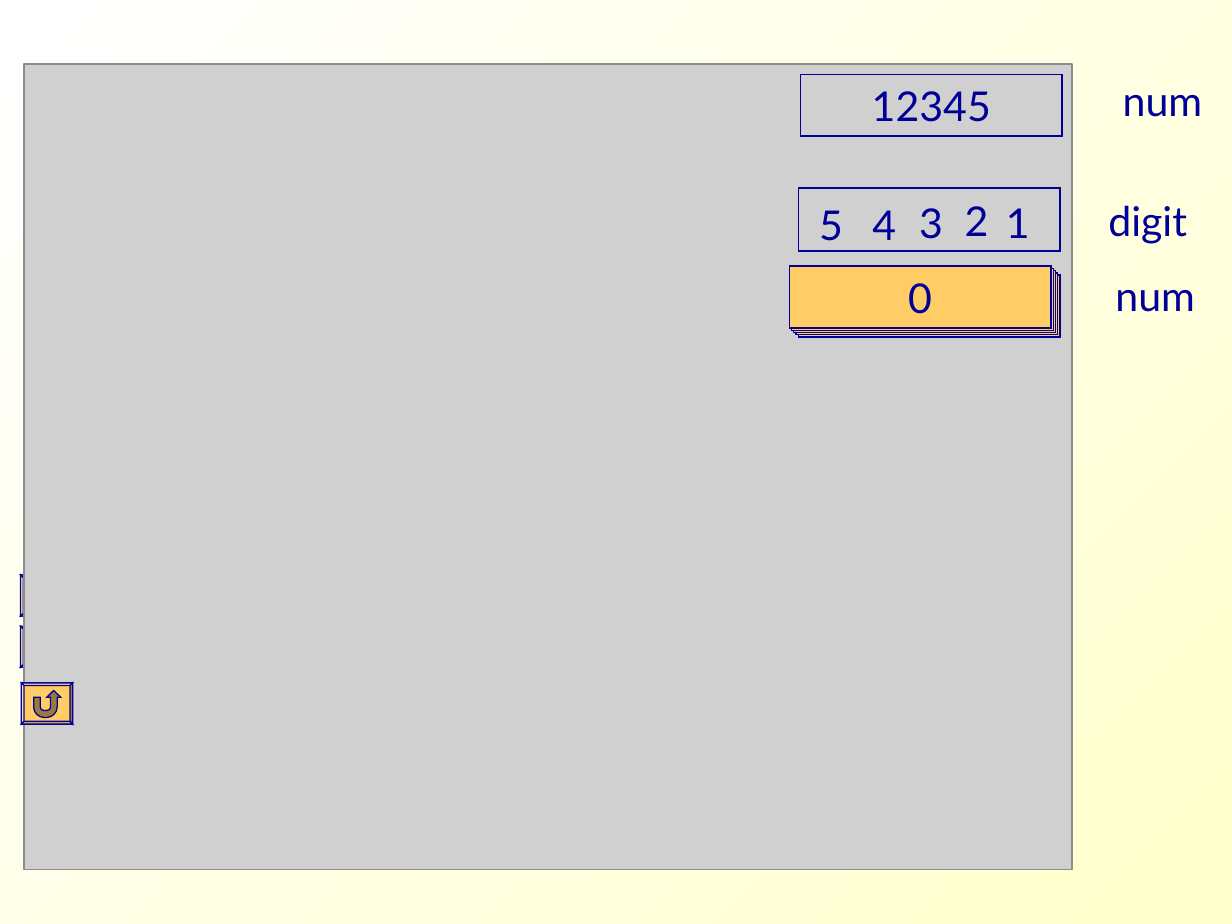
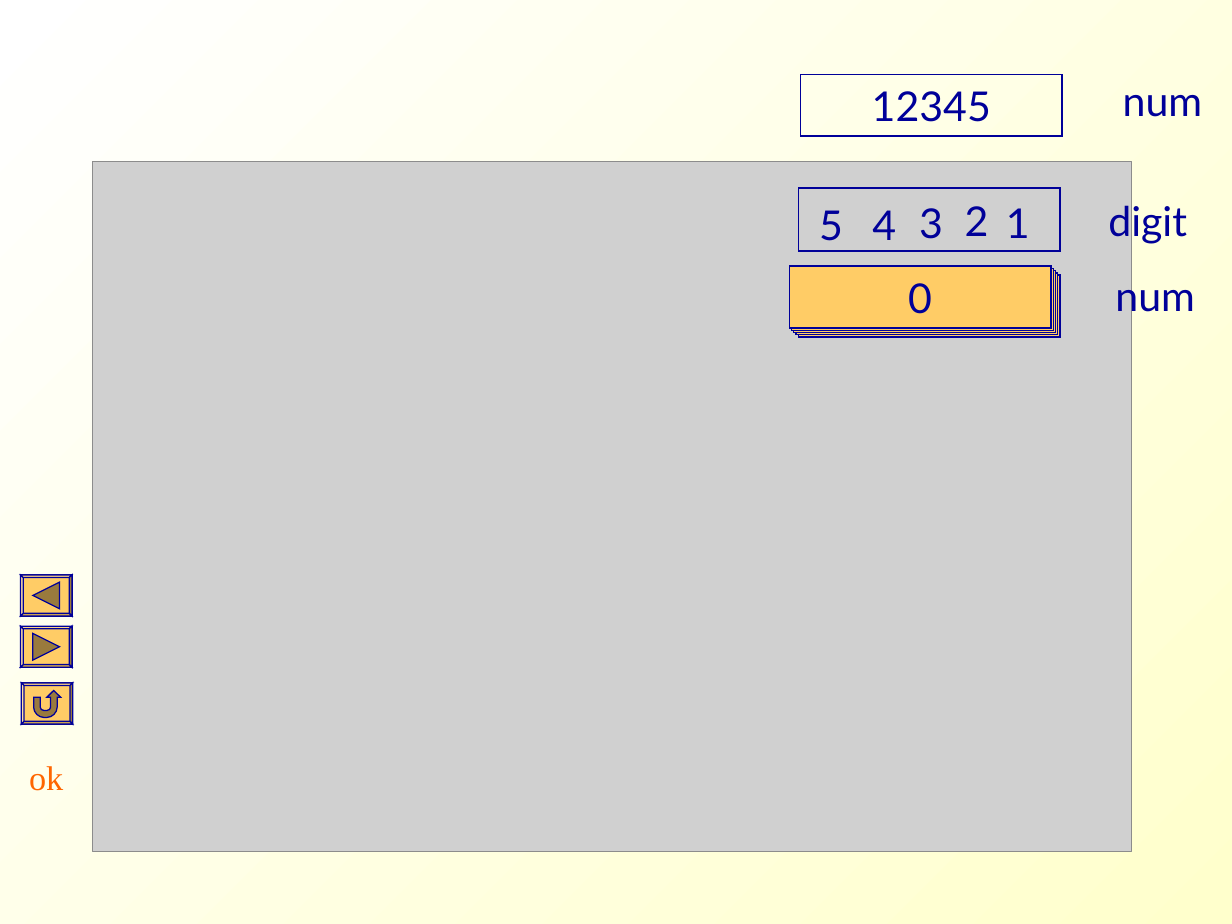
Before and after one commit to Changhe160/Changhe160.github.io, a slide deck: slide 78 of teachingRes/Cplusplus/unit02控制结构.ppt (slide 80 before the commit). Drawn at 1232x924 pixels with LibreOffice and Linux fonts; fonts in the diff are those of the drawing; grey boxes stand for pictures; background and template pictures are left out. Boxes give left, top, right and bottom in pixels: in the first picture for what was removed or moved away, otherwise in the second. Text is boxed around its words. In the diff, an @@ line names an element or a change of style, - is before the commit and + after.

```diff
--- a/teachingRes/Cplusplus/unit02控制结构.ppt
+++ b/teachingRes/Cplusplus/unit02控制结构.ppt
@@ picture resized from (x1=25, y1=64, x2=1073, y2=869) to (x1=92, y1=161, x2=1132, y2=851) @@
@@ text added at (x1=29, y1=766, x2=63, y2=791), 20 pt, text #FF6600 @@
+ok
```
Also in this commit, not shown: 7 other slides changed, 2 slides removed.
